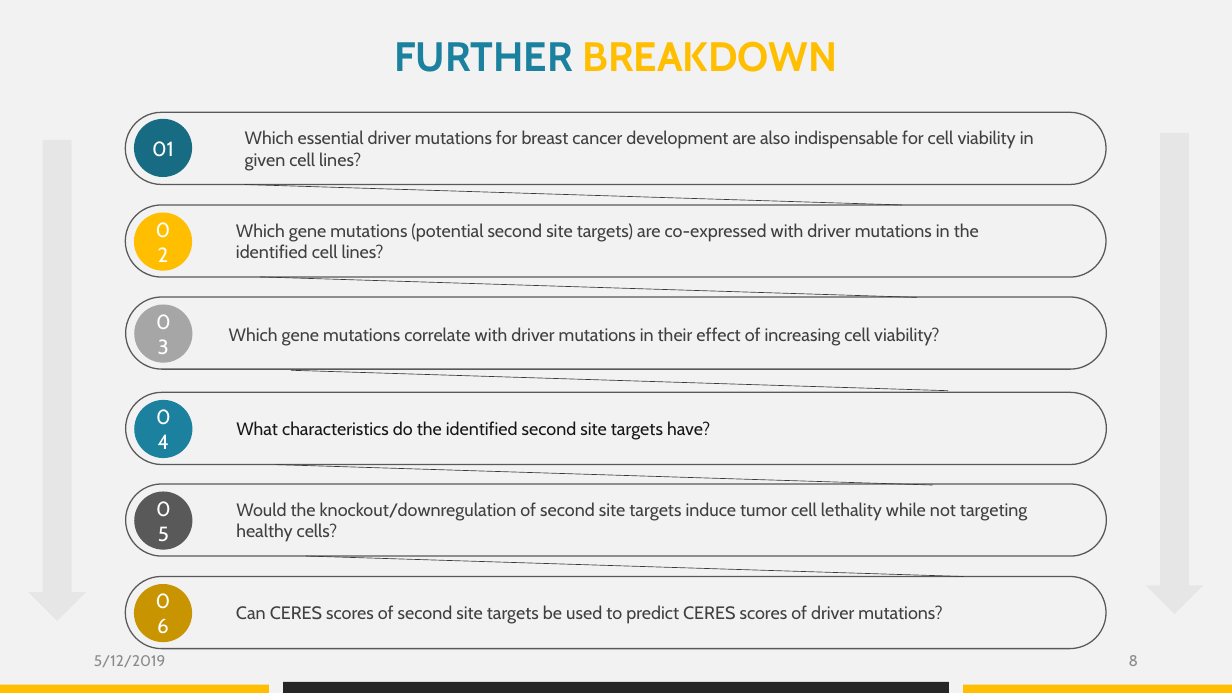
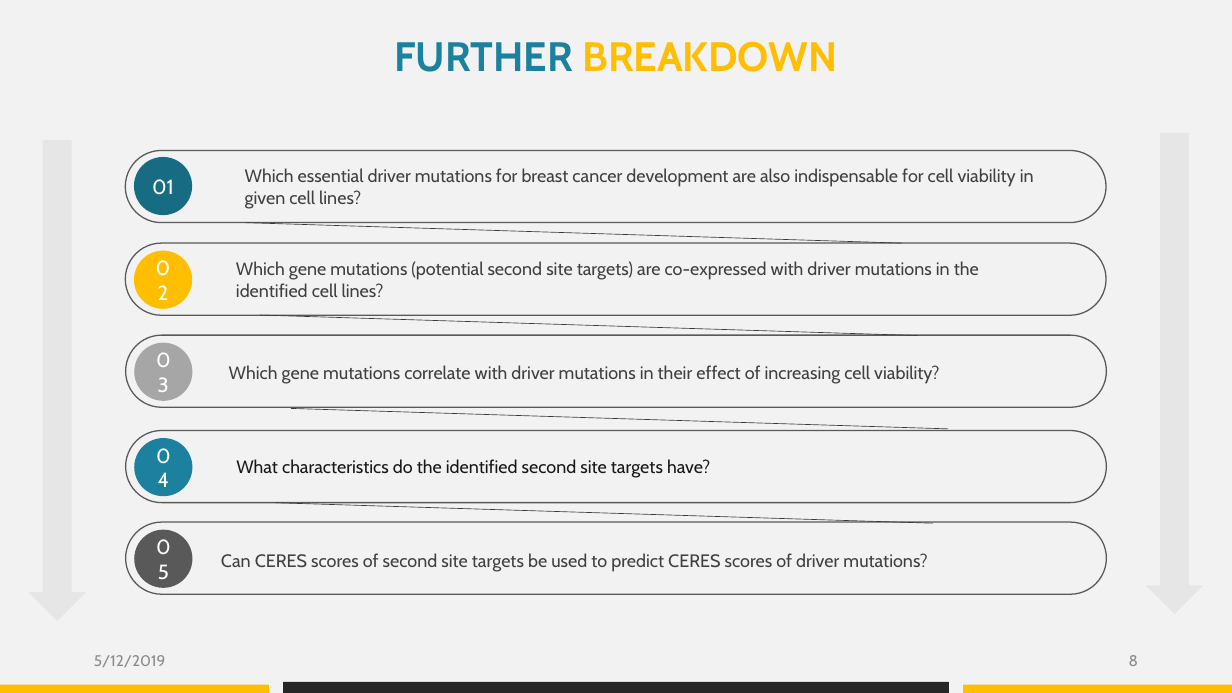
Before and after one commit to datascience-mobi/group-04-project-1-4, a slide deck: slide 8 of Project proposal_presentation_V1.pptx. Drawn at 1232x693 pixels with LibreOffice and Linux fonts; fonts in the diff are those of the drawing. Boxes give left, top, right and bottom in pixels: in the first picture for what was removed or moved away, otherwise in the second. Text is boxed around its words. In the diff, an @@ line names an element or a change of style, - is before the commit and + after.

Commit message:
Question_removed

```diff
--- a/Project proposal_presentation_V1.pptx
+++ b/Project proposal_presentation_V1.pptx
@@ ellipse "02": place and size @@
-ellipse "02" at bbox=[134, 213, 192, 271]
+ellipse "02" at bbox=[134, 250, 192, 309]
@@ 5 rounded rectangles, 4 texts, 4 ellipses, 4 lines: place and size @@
-5 rounded rectangles, 4 texts, 4 ellipses, 4 lines at bbox=[126, 113, 1106, 556]
+5 rounded rectangles, 4 texts, 4 ellipses, 4 lines at bbox=[126, 151, 1106, 594]
@@ text removed at bbox=[236, 502, 1027, 542] @@
-Would the knockout/downregulation of second site targets induce tumor cell lethality while not targeting healthy cells?
@@ text "Can CERES scores of second ...": place and size @@
-text "Can CERES scores of second ..." at bbox=[236, 605, 942, 624]
+text "Can CERES scores of second ..." at bbox=[221, 553, 927, 572]
@@ line removed from (306, 556) to (964, 577) @@
@@ rounded rectangle removed at bbox=[126, 577, 1106, 649] @@
@@ ellipse removed at bbox=[134, 584, 192, 642] @@
-06
```
